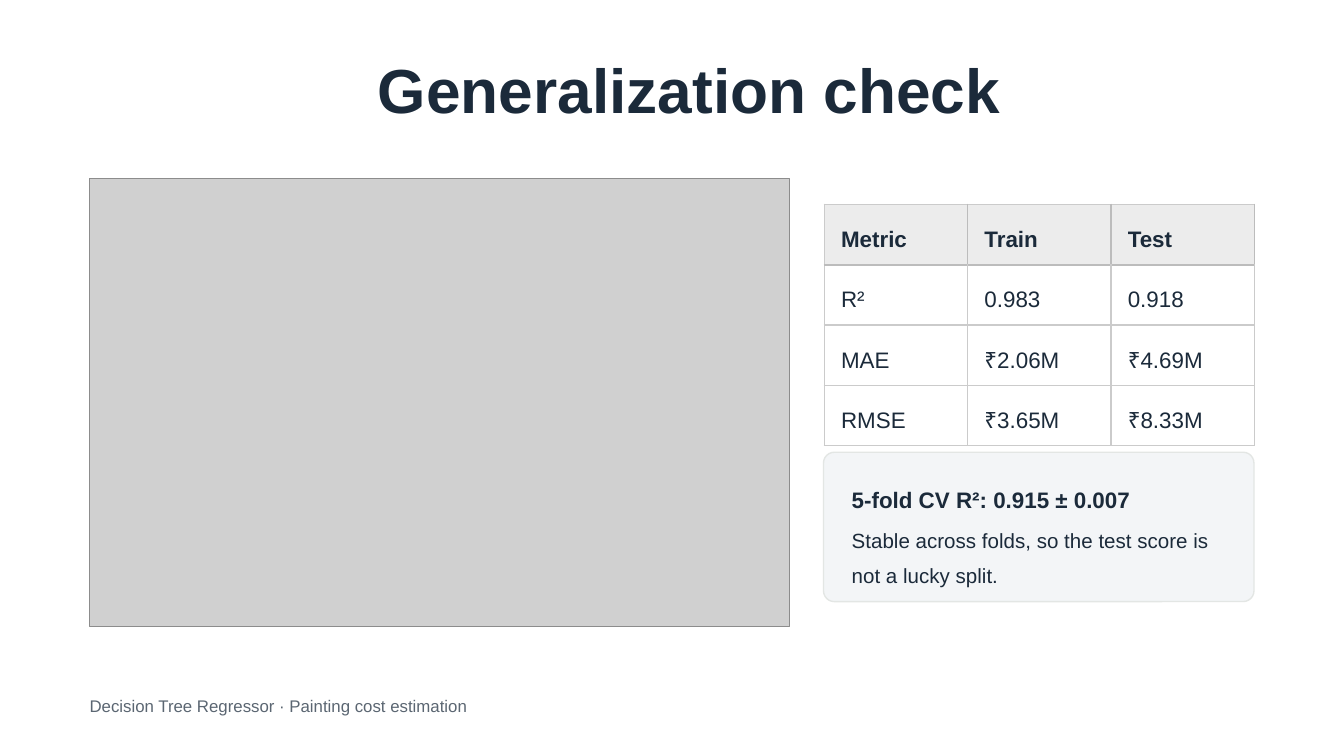
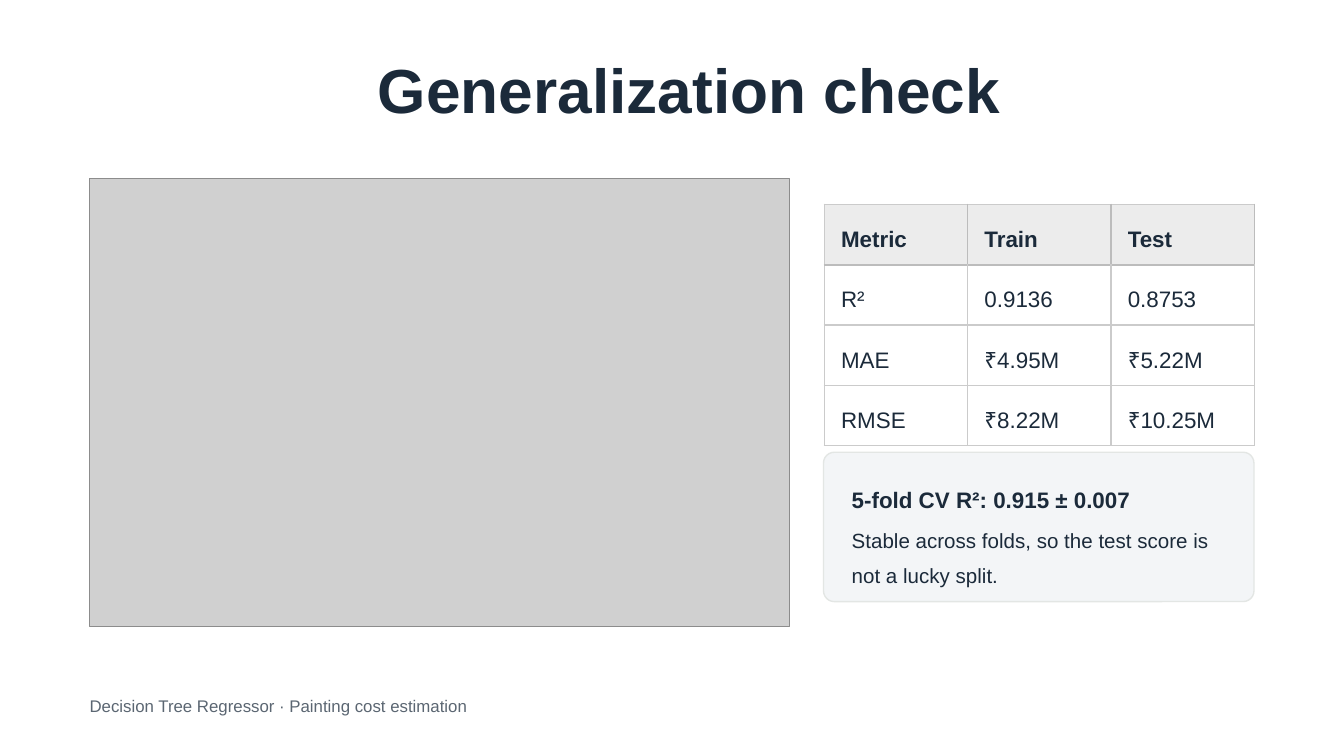
Before and after one commit to Goutam363/painting-cost-prediction, a slide deck: slide 14 of ML_Project_9_Group_3_Presentation.pptx. Drawn at 1344x756 pixels with LibreOffice and Linux fonts; fonts in the diff are those of the drawing; grey boxes stand for pictures. Boxes give left, top, right and bottom in pixels: in the first picture for what was removed or moved away, otherwise in the second. Text is boxed around its words. In the diff, an @@ line names an element or a change of style, - is before the commit and + after.

```diff
--- a/ML_Project_9_Group_3_Presentation.pptx
+++ b/ML_Project_9_Group_3_Presentation.pptx
@@ table at <box>824,204,1255,645</box> @@
-row 2, column 2: 0.983
+row 2, column 2: 0.9136
-row 2, column 3: 0.918
+row 2, column 3: 0.8753
-row 3, column 2: ₹2.06M
+row 3, column 2: ₹4.95M
-row 3, column 3: ₹4.69M
+row 3, column 3: ₹5.22M
-row 4, column 2: ₹3.65M
+row 4, column 2: ₹8.22M
-row 4, column 3: ₹8.33M
+row 4, column 3: ₹10.25M
```
Also in this commit, not shown: 3 other slides changed.
